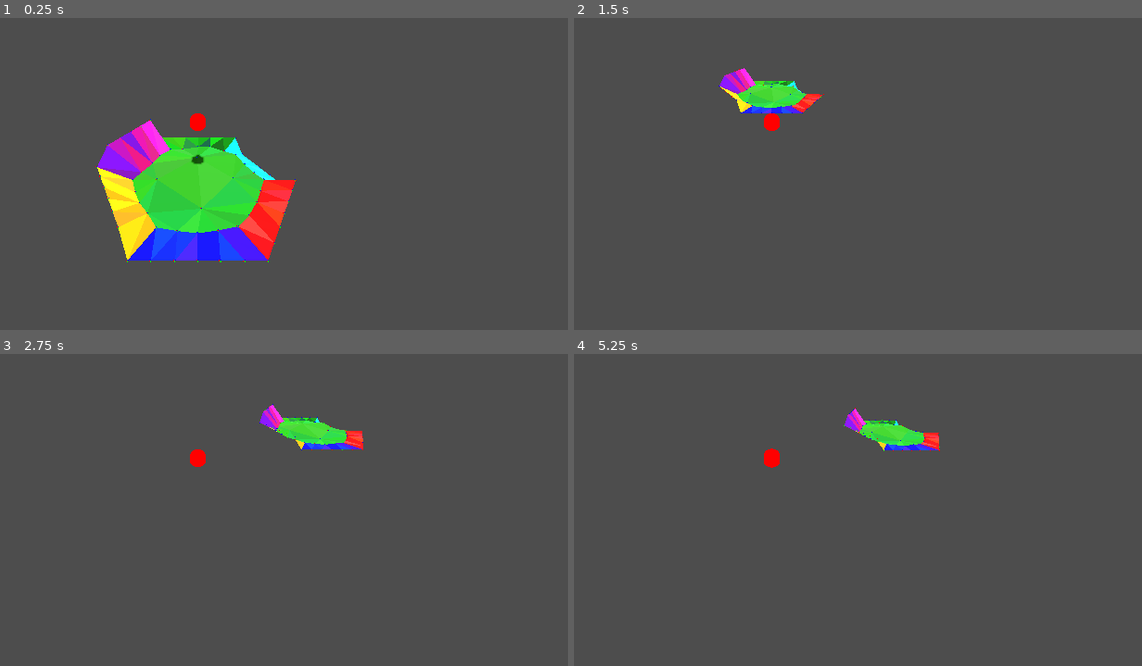
Above: before the commit, frames 1-4 (two rows, left to right).
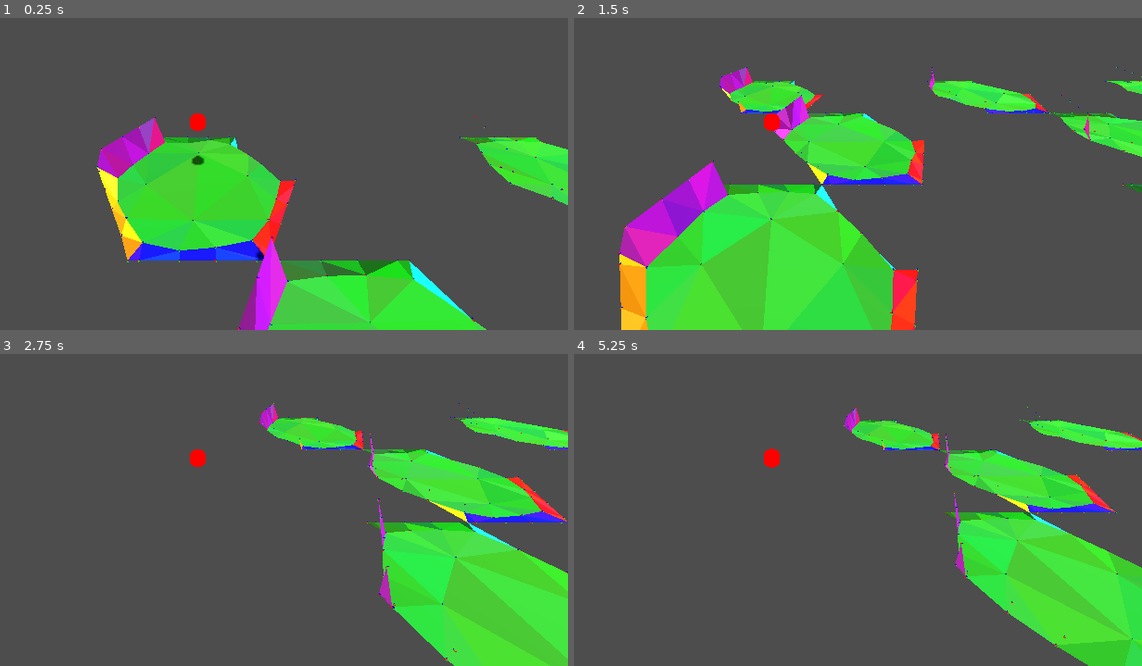
Above: after the commit, the same moments.

Repository: vincentwoelfer/hex
Game: Godot game, scene res://scenes/dev/MapGeneration.tscn
Same seed, same stepped clock (60 frames per second), same inputs: the game is played once before the commit and once after it. Before the commit the project starts from res://scenes/Test-HexGeometryScene.tscn.
Inputs (mouse positions are in pixels of both pictures, inside the frame that each line leads up to):
- Up to frame 1 (0.25 s): no input
- Up to frame 2 (1.5 s): tap Enter at 0.5 s; move the mouse to (937, 102) at 0.52 s; hold S (move_cam_backward) 0.53-1.28 s; move the mouse to (625, 142) at 1.27 s; tap W (move_cam_forward) at 1.35 s
- Up to frame 3 (2.75 s): move the mouse to (272, 366) at 2.02 s; hold A (move_cam_left) from 2.03 s (still down)
- Up to frame 4 (5.25 s): move the mouse to (733, 541) at 2.77 s; release A (move_cam_left) at 2.78 s; tap D (move_cam_right) at 2.85 s; move the mouse to (994, 519) at 3.52 s; hold Q (rotate_cam_left) 3.53-4.28 s; move the mouse to (outside the picture) at 4.27 s; tap E (rotate_cam_right) at 4.35 s; move the mouse to (806, 456) at 5.02 s; hold Mouse wheel down (zoom_cam_backward) from 5.03 s (still down)

The runs differ from the first frame. In frame 1, 17% of the frame differs, in the area x 16-100%, y 31-100%; in frame 2, 29%, in the area x 7-100%, y 15-100%; in frame 3, 19%; in frame 4, 16%.

Commit message:
Restructure scenes

Diff:
--- a/project.godot
+++ b/project.godot
@@ -11,7 +11,7 @@
 [application]
 
 config/name="hex"
-run/main_scene="res://scenes/Test-HexGeometryScene.tscn"
+run/main_scene="res://scenes/dev/MapGeneration.tscn"
 config/features=PackedStringArray("4.3", "Forward Plus")
 run/max_fps=500
 boot_splash/show_image=false
--- a/scenes/Test-HexGeometryScene.tscn
+++ /dev/null
@@ -1,34 +0,0 @@
-[gd_scene load_steps=6 format=3 uid="uid://bi8xpy2pdq81q"]
-
-[ext_resource type="Environment" uid="uid://cnhvdutmpoe5p" path="res://DefaultEnvironment.tres" id="1_0tk2p"]
-[ext_resource type="CameraAttributesPractical" uid="uid://dh2vvniv7q67r" path="res://CameraAttributes.tres" id="2_2jdcp"]
-[ext_resource type="Script" path="res://src/CameraController.gd" id="3_by2xf"]
-[ext_resource type="PackedScene" uid="uid://l034f6qv603a" path="res://scenes/HexGeometry.tscn" id="4_p15sk"]
-[ext_resource type="PackedScene" uid="uid://dfndyapevvb2g" path="res://dev-utility/USE_THIS_HexConstantsModifier.tscn" id="5_ko0aq"]
-
-[node name="TestScene" type="Node3D"]
-
-[node name="WorldEnvironment" type="WorldEnvironment" parent="."]
-environment = ExtResource("1_0tk2p")
-camera_attributes = ExtResource("2_2jdcp")
-
-[node name="Camera3D" type="Camera3D" parent="."]
-transform = Transform3D(1, 0, 0, 0, 0.707107, 0.707107, 0, -0.707107, 0.707107, 0, 8, 6)
-current = true
-fov = 80.0
-script = ExtResource("3_by2xf")
-
-[node name="DirectionalLight3D" type="DirectionalLight3D" parent="."]
-transform = Transform3D(1, 0, 0, 0, 0.5, 0.866025, 0, -0.866025, 0.5, 0, 7, 0)
-shadow_enabled = true
-
-[node name="HexGeometry" parent="." instance=ExtResource("4_p15sk")]
-
-[node name="HexConstModifier" parent="." instance=ExtResource("5_ko0aq")]
-outer_radius = 3.0
-inner_radius = 2.0
-height = 1.0
-transition_height_factor = 0.5
-core_circle_smooth_strength = 0.5
-extra_verts_per_side = 3
-extra_verts_per_center = 4
--- /dev/null
+++ b/scenes/dev/HexGeometry.tscn
@@ -0,0 +1,34 @@
+[gd_scene load_steps=6 format=3 uid="uid://bv56c7u4hr2gf"]
+
+[ext_resource type="Environment" uid="uid://cnhvdutmpoe5p" path="res://DefaultEnvironment.tres" id="1_aag7o"]
+[ext_resource type="CameraAttributesPractical" uid="uid://dh2vvniv7q67r" path="res://CameraAttributes.tres" id="2_jykeo"]
+[ext_resource type="Script" path="res://src/CameraController.gd" id="3_0jo5u"]
+[ext_resource type="PackedScene" uid="uid://l034f6qv603a" path="res://scenes/HexGeometry.tscn" id="4_ncbae"]
+[ext_resource type="PackedScene" uid="uid://dfndyapevvb2g" path="res://dev-utility/USE_THIS_HexConstantsModifier.tscn" id="5_s3l6l"]
+
+[node name="TestScene" type="Node3D"]
+
+[node name="WorldEnvironment" type="WorldEnvironment" parent="."]
+environment = ExtResource("1_aag7o")
+camera_attributes = ExtResource("2_jykeo")
+
+[node name="Camera3D" type="Camera3D" parent="."]
+transform = Transform3D(1, 0, 0, 0, 0.707107, 0.707107, 0, -0.707107, 0.707107, 0, 8, 6)
+current = true
+fov = 80.0
+script = ExtResource("3_0jo5u")
+
+[node name="DirectionalLight3D" type="DirectionalLight3D" parent="."]
+transform = Transform3D(1, 0, 0, 0, 0.5, 0.866025, 0, -0.866025, 0.5, 0, 7, 0)
+shadow_enabled = true
+
+[node name="HexGeometry" parent="." instance=ExtResource("4_ncbae")]
+
+[node name="HexConstModifier" parent="." instance=ExtResource("5_s3l6l")]
+outer_radius = 3.0
+inner_radius = 2.5
+height = 1.0
+transition_height_factor = 0.5
+core_circle_smooth_strength = 0.5
+extra_verts_per_side = 2
+extra_verts_per_center = 4
--- /dev/null
+++ b/scenes/dev/MapGeneration.tscn
@@ -0,0 +1,35 @@
+[gd_scene load_steps=6 format=3 uid="uid://bi8xpy2pdq81q"]
+
+[ext_resource type="Script" path="res://src/GenerateMap.gd" id="1_2h4g3"]
+[ext_resource type="Environment" uid="uid://cnhvdutmpoe5p" path="res://DefaultEnvironment.tres" id="2_2n06e"]
+[ext_resource type="CameraAttributesPractical" uid="uid://dh2vvniv7q67r" path="res://CameraAttributes.tres" id="3_lr7o2"]
+[ext_resource type="Script" path="res://src/CameraController.gd" id="4_j2ckc"]
+[ext_resource type="PackedScene" uid="uid://dfndyapevvb2g" path="res://dev-utility/USE_THIS_HexConstantsModifier.tscn" id="5_7csfd"]
+
+[node name="TestScene" type="Node3D"]
+
+[node name="WorldEnvironment" type="WorldEnvironment" parent="."]
+environment = ExtResource("2_2n06e")
+camera_attributes = ExtResource("3_lr7o2")
+
+[node name="Camera3D" type="Camera3D" parent="."]
+transform = Transform3D(1, 0, 0, 0, 0.707107, 0.707107, 0, -0.707107, 0.707107, 0, 8, 6)
+current = true
+fov = 80.0
+script = ExtResource("4_j2ckc")
+
+[node name="DirectionalLight3D" type="DirectionalLight3D" parent="."]
+transform = Transform3D(1, 0, 0, 0, 0.5, 0.866025, 0, -0.866025, 0.5, 0, 7, 0)
+shadow_enabled = true
+
+[node name="HexConstModifier" parent="." instance=ExtResource("5_7csfd")]
+outer_radius = 3.0
+inner_radius = 2.5
+height = 1.0
+transition_height_factor = 0.5
+core_circle_smooth_strength = 0.5
+extra_verts_per_side = 2
+extra_verts_per_center = 4
+
+[node name="MapGenerator" type="Node3D" parent="."]
+script = ExtResource("1_2h4g3")
--- a/src/GenerateMap.gd
+++ b/src/GenerateMap.gd
@@ -1,21 +1,32 @@
-#@tool
+@tool
 extends Node3D
+
+var hex_geometry := preload("res://scenes/HexGeometry.tscn")
 
 # Called when the node enters the scene tree for the first time.
 func _ready() -> void:
-	for i in range(-4, 4):
-		var mesh_generator_scene := preload("res://scenes/HexGeometry.tscn")
-		var tile : Node3D = mesh_generator_scene.instantiate()
+	for x in range(0, 4):
+		for z in range(0, 4):
+			var isEven: bool = z % 2 == 0
+			var height: int = 0
+			var pos := Vector3.ZERO
+			pos.x = (x * HexConst.horizontal_size() * 2.0) + (HexConst.horizontal_size() / 2.0 if !isEven else 0.0)
+			pos.z = z * HexConst.vertical_size() * 1.0
+			pos.y = height
 
-		# Set parameters
-		#tile.width = 2.0
-		#tile.height = 2.0
+			# Instantiate
+			var tile: HexGeometry = hex_geometry.instantiate()
 
-		tile.position = Vector3(i, 0, 0)
+			var adjacent_hex: Array[HexGeometry.AdjacentHex] = [HexGeometry.AdjacentHex.new(0, ""), HexGeometry.AdjacentHex.new(0, ""), HexGeometry.AdjacentHex.new(1, ""), HexGeometry.AdjacentHex.new(2, ""), HexGeometry.AdjacentHex.new(0, ""), HexGeometry.AdjacentHex.new(-1, "")]
 
-		# Add to the current scene
-		add_child(tile)
-		tile.owner = self
+			# Set parameters
+			tile.height = height
+			tile.adjacent_hex = adjacent_hex
+			tile.position = pos
+
+			# Add to the current scene
+			add_child(tile)
+			#tile.owner = self
 
 
 # Called every frame. 'delta' is the elapsed time since the previous frame.
